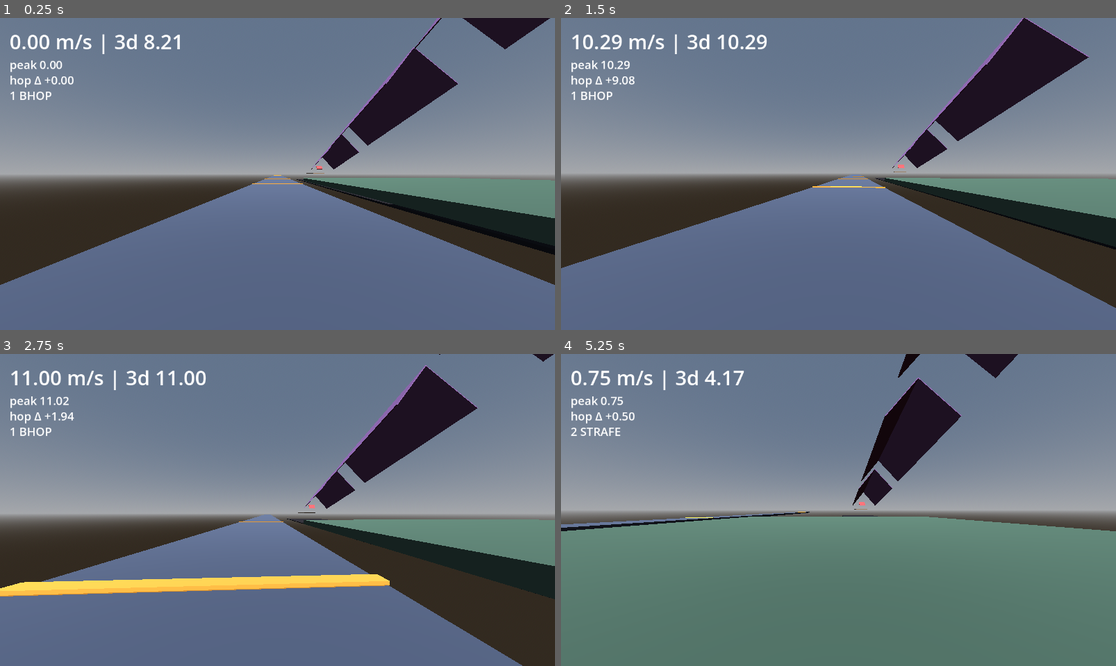
Above: before the commit, frames 1-4 (two rows, left to right).
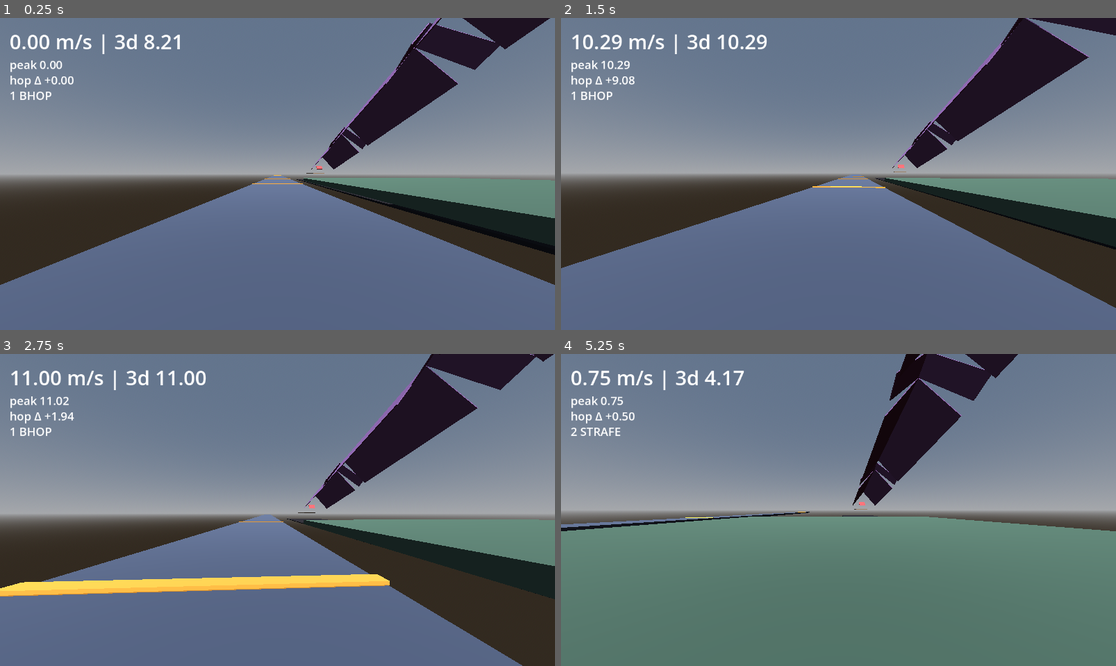
Above: after the commit, the same moments.

Repository: Crawford-Young/what-is-dark
Game: Godot game, scene res://scenes/momentum_lab.tscn
Two runs of this game, one before a commit and one after it. Both use one fixed random seed, a clock stepped at 60 frames per second and the inputs below. This scene is started directly instead of the project's main scene.
Inputs (mouse positions are in pixels of both pictures, inside the frame that each line leads up to):
- Up to frame 1 (0.25 s): no input
- Up to frame 2 (1.5 s): tap Enter at 0.5 s; move the mouse to (866, 174) at 0.52 s; hold Q (glance) 0.53-1.28 s; hold W (move_forward) from 0.53 s (still down); click (866, 174) at 0.67 s; tap Space (jump) at 0.77 s; move the mouse to (810, 174) at 1.27 s; tap Shift at 1.35 s
- Up to frame 3 (2.75 s): keep holding W (move_forward); tap Space (jump) at 1.52 s; move the mouse to (288, 503) at 2.02 s; tap Alt at 2.1 s
- Up to frame 4 (5.25 s): keep holding W (move_forward); move the mouse to (832, 516) at 2.77 s; tap Ctrl at 2.85 s; click (832, 516) at 2.92 s; tap Space (jump) at 3.02, 3.77, 4.52 s; move the mouse to (877, 513) at 3.52 s; tap R at 3.6 s; move the mouse to (794, 506) at 4.27 s; tap 1 at 4.35 s; move the mouse to (844, 510) at 5.02 s; tap 2 at 5.1 s; click (844, 510) at 5.17 s

The runs differ from the first frame. In frame 1, 1.4% of the frame differs, in the area x 59-90%, y 1-43%; in frame 2, 0.7%; in frame 3, 1.6%; in frame 4, 1.6%, in the area x 53-78%, y 0-43%.

Commit message:
fix: add entry aprons to close transfer edge-strike for hold-into-wall rides
Co-Authored-By: Claude Fable 5 <noreply@anthropic.com>

Diff:
--- a/scripts/momentum_lab.gd
+++ b/scripts/momentum_lab.gd
@@ -11,6 +11,11 @@
 ## stage — real surf maps never touch anything flat, speed comes from the descent itself
 const SPINE_PITCH := 12.0  ## descending-rail pitch; forward along-spine gravity gain =
 ## g*sin(12) ≈ 7.3 m/s²
+const APRON_PITCH := 30.0  ## entry-apron pitch (steeper than the rail) — kills the exposed-
+## start-lip edge-strike class (R11b Major): fast/shallow arrivals hit this steep face at
+## low incidence (high retention) instead of grazing the next rail's physical start corner
+const APRON_LENGTH := 12.0  ## apron spine length; short ramp bridging the transfer gap's
+## underside, top-back end higher, low-front end coinciding with the next rail's start peak
 const KICKER_ANGLE := 50.0  ## up-kicker face angle (separate from the ramp angle); dot(UP) =
 ## cos(50) ≈ 0.643 < 0.7 — steep enough to launch, not walk
 
@@ -95,13 +100,23 @@
 	# Start platform: top y 112.5; player runs off -z edge onto R1's start peak (90, 111.50, 20).
 	_add_box(Vector3(90, 112.0, 26), Vector3(8, 1, 8), 0.0, Color(0.5, 0.4, 0.3))
 	# Ramp 1: peak line start (90,111.50,20) -> end (90,90.71,-77.81); peak mid (90,101.105,-28.905).
-	_ramp_pair(-28.905, SURF_RAMP_ANGLE, 101.105, 18.0, 100.0)
+	_ramp_pair(-28.905, SURF_RAMP_ANGLE, 101.105, 18.0, 100.0, SPINE_PITCH)
+	# Entry apron before R2 (R11b Major fix): 12 m spine at 30 deg (steeper than the 12 deg
+	# rail), low/front end coincides EXACTLY with R2's start peak (90,85.21,-97.81); back/high
+	# end (90,91.21,-87.42). Kills the exposed-start-lip edge strike an active hold-into-wall
+	# ride hits at the R1->R2 transfer (reviewer Major, verified: 93% forward-speed loss in one
+	# tick striking the bare corner) -- fast/shallow arrivals now hit this steep face at low
+	# incidence instead, then slide down the seam onto R2's own face.
+	_ramp_pair(-92.614, SURF_RAMP_ANGLE, 88.21, 18.0, APRON_LENGTH, APRON_PITCH)
 	# Ramp 2: peak line start (90,85.21,-97.81) -> end (90,64.42,-195.62) (20 m gap after R1);
 	# peak mid (90,74.815,-146.715). Start peak = R1's end peak - 5.5 (transfer relation preserved).
-	_ramp_pair(-146.715, SURF_RAMP_ANGLE, 74.815, 18.0, 100.0)
+	_ramp_pair(-146.715, SURF_RAMP_ANGLE, 74.815, 18.0, 100.0, SPINE_PITCH)
+	# Entry apron before R3, same fix, low/front end coincides with R3's start peak
+	# (90,58.92,-215.62); back/high end (90,64.92,-205.23).
+	_ramp_pair(-210.424, SURF_RAMP_ANGLE, 61.92, 18.0, APRON_LENGTH, APRON_PITCH)
 	# Ramp 3: peak line start (90,58.92,-215.62) -> end (90,38.13,-313.43) (20 m gap after R2);
 	# peak mid (90,48.525,-264.525). Start peak = R2's end peak - 5.5.
-	_ramp_pair(-264.525, SURF_RAMP_ANGLE, 48.525, 18.0, 100.0)
+	_ramp_pair(-264.525, SURF_RAMP_ANGLE, 48.525, 18.0, 100.0, SPINE_PITCH)
 	# Up-kicker: raised + moved close to R3's exit (only 8 m past it, was 36 m) so mid-speed riders
 	# arrive shallow, not near-perpendicular -- clip retention depends on how parallel the arrival
 	# is to the face, not just landing inside the band (see report's post-clip energy table).
@@ -119,18 +134,20 @@
 
 
 ## peak_mid_z/peak_mid_y are the world coordinates of the peak LINE's midpoint (x=90); each
-## panel's spine pitches SPINE_PITCH down along -z, so the peak-to-center offset picks up a
-## z-component (hw*sin(a)*sin(phi)) alongside the usual x/y roll offset.
-func _ramp_pair(peak_mid_z: float, angle_deg: float, peak_mid_y: float, half_width: float, length: float) -> void:
+## panel's spine pitches pitch_deg down along -z, so the peak-to-center offset picks up a
+## z-component (hw*sin(a)*sin(phi)) alongside the usual x/y roll offset. pitch_deg is a
+## parameter (not just SPINE_PITCH) so the same builder serves both the main rails and the
+## steeper entry aprons.
+func _ramp_pair(peak_mid_z: float, angle_deg: float, peak_mid_y: float, half_width: float, length: float, pitch_deg: float) -> void:
 	var a := deg_to_rad(angle_deg)
-	var phi := deg_to_rad(SPINE_PITCH)
+	var phi := deg_to_rad(pitch_deg)
 	for side in [-1.0, 1.0]:
 		var center := Vector3(
 			90.0 + side * half_width * cos(a),
 			peak_mid_y - half_width * sin(a) * cos(phi),
 			peak_mid_z + half_width * sin(a) * sin(phi))
 		_add_box_xz(center, Vector3(half_width * 2.0, 0.5, length),
-			-SPINE_PITCH, -side * angle_deg, Color(0.45, 0.3, 0.5))
+			-pitch_deg, -side * angle_deg, Color(0.45, 0.3, 0.5))
 
 
 func _add_box_x(pos: Vector3, size: Vector3, rot_x_deg: float, color: Color) -> void:
